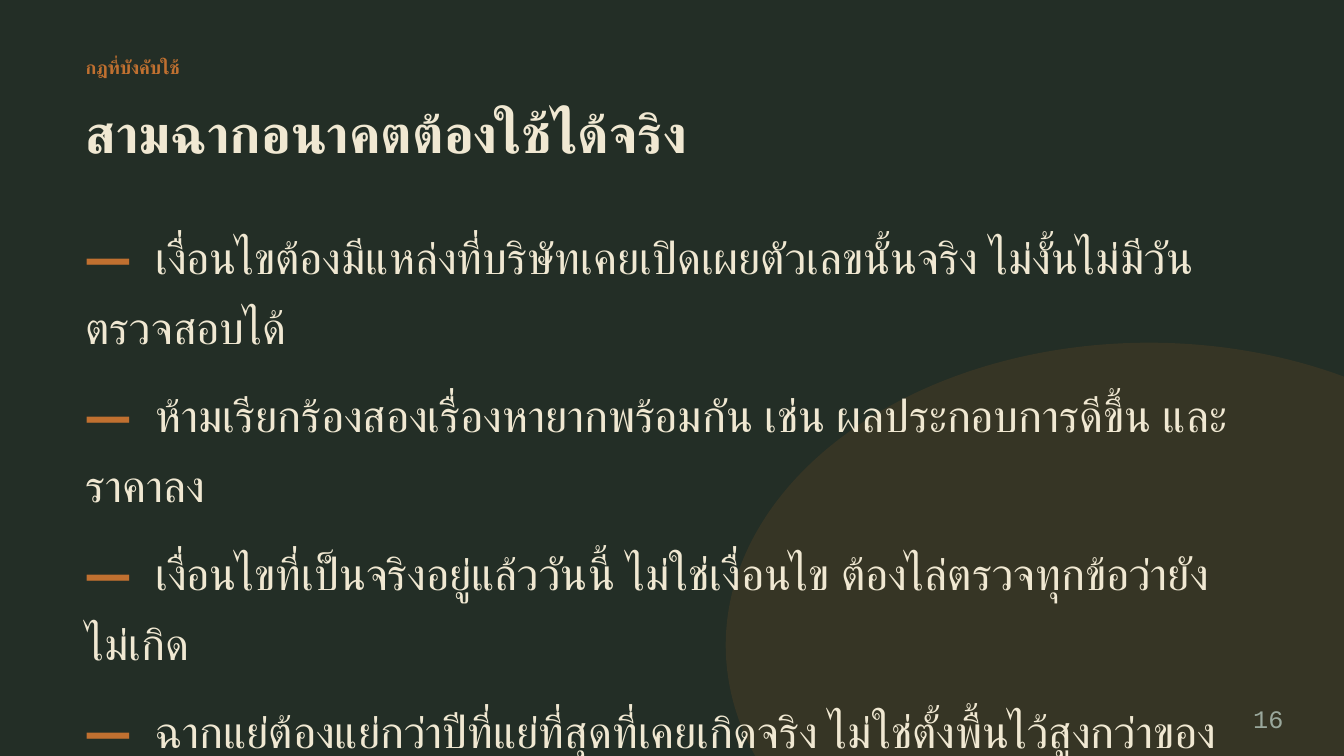
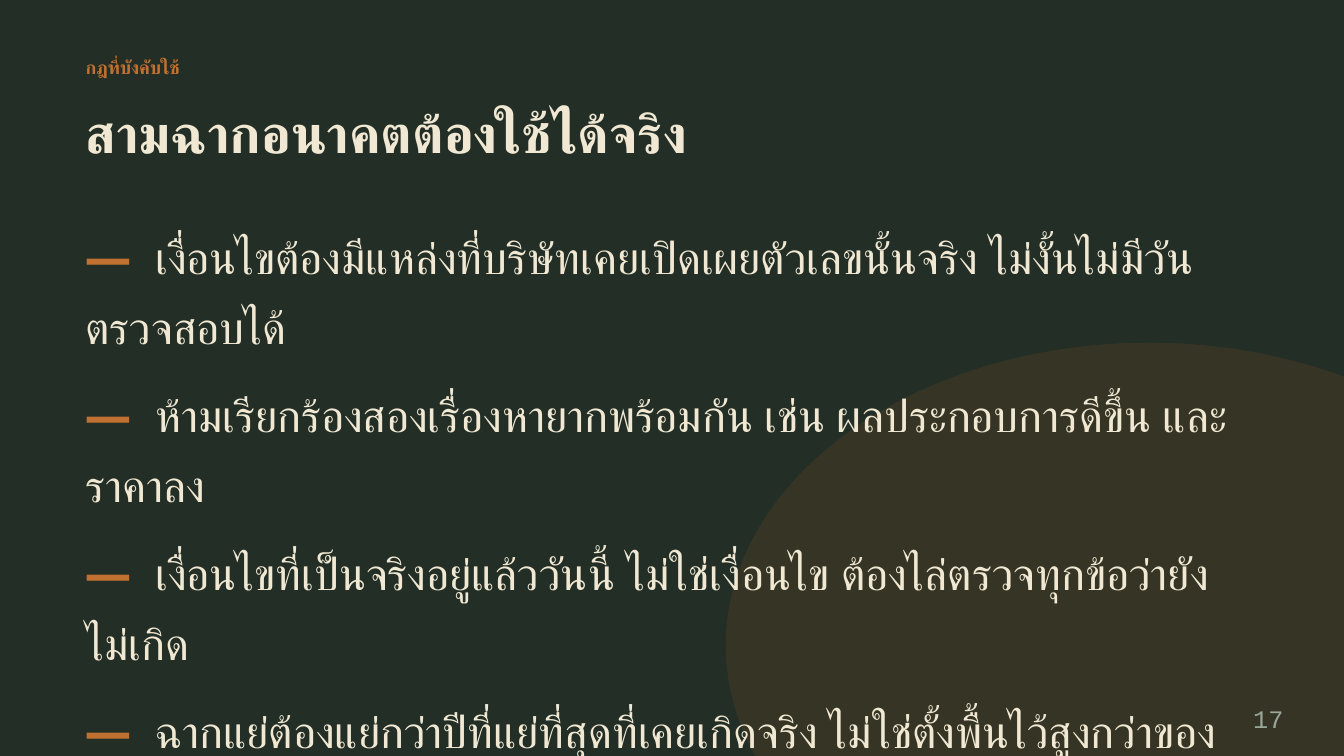
Before and after one commit to BoonchuTummeng/stock-deepdive, a slide deck: slide 22 of docs/stock-deepdive-guide.pptx (slide 20 before the commit). Drawn at 1344x756 pixels with LibreOffice and Linux fonts; fonts in the diff are those of the drawing. Boxes give left, top, right and bottom in pixels: in the first picture for what was removed or moved away, otherwise in the second. Text is boxed around its words. In the diff, an @@ line names an element or a change of style, - is before the commit and + after.

```diff
--- a/docs/stock-deepdive-guide.pptx
+++ b/docs/stock-deepdive-guide.pptx
@@ text at [1253, 711, 1283, 728]: text changed @@
-16
+17
```
Also in this commit, not shown: 14 other slides changed, 2 slides added, 18 other files.
